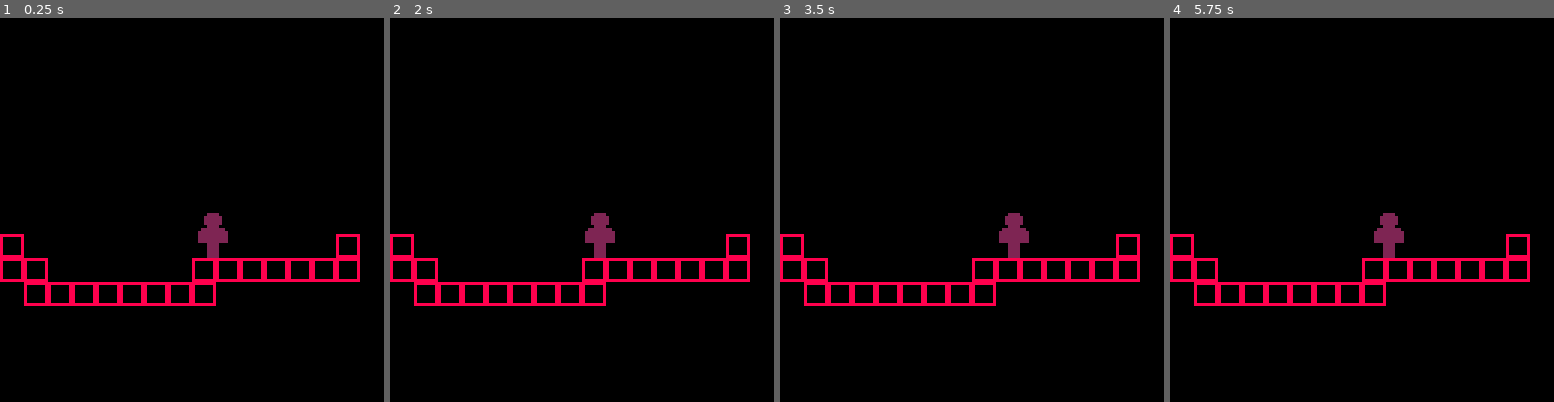
Above: before the commit, frames 1-4 (left to right).
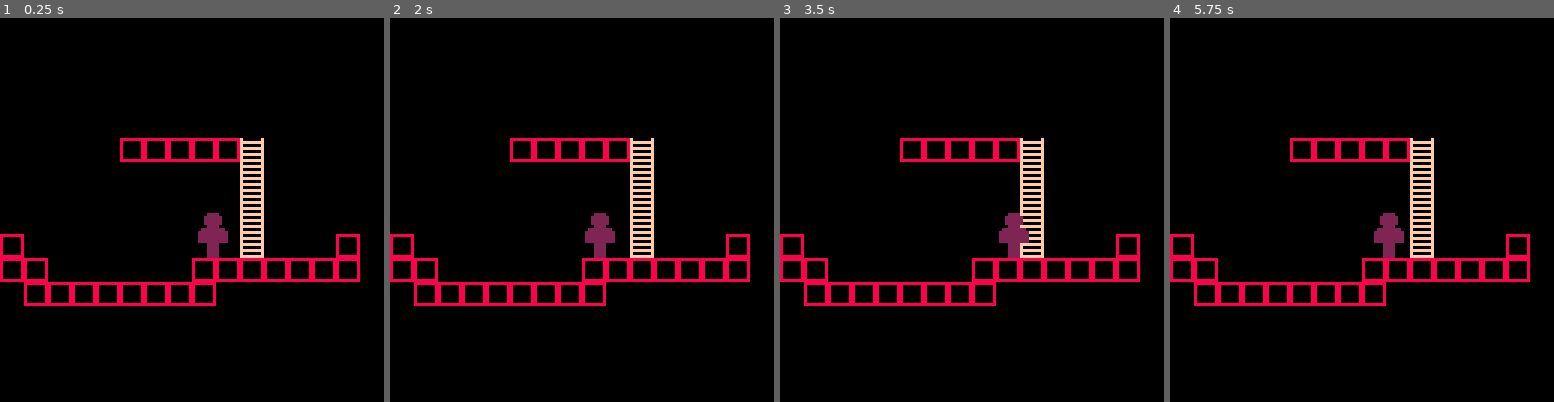
Above: after the commit, the same moments.

Repository: keatontate/gmtk-jam-2025
Game: PICO-8 cartridge src/loop-game.p8
Two runs of this game, one before a commit and one after it. Both use one fixed random seed, a clock stepped at 60 frames per second and the inputs below.
Inputs:
- Up to frame 1 (0.25 s): no input
- Up to frame 2 (2 s): hold Left from 1.97 s (still down)
- Up to frame 3 (3.5 s): release Left at 2.37 s; hold Right from 2.87 s (still down)
- Up to frame 4 (5.75 s): release Right at 3.53 s; hold Up 3.58-4.08 s; hold Right 4.13-4.53 s; hold Left from 5.13 s (still down)

The runs differ from the first frame. In frame 1, 2.1% of the frame differs, in the area x 31-69%, y 31-63%; in frame 2, 2.1%; in frame 3, 2.0%; in frame 4, 2.1%.

Commit message:
Added a ladder sprite, updated map, and fixed some code alignment

Diff:
--- a/src/character.lua
+++ b/src/character.lua
@@ -20,32 +20,32 @@
 end
 
 function update_pl()
- if (btn(0)) pl.x -= pl.spd
- if (btn(1)) pl.x += pl.spd
+  if (btn(0)) pl.x -= pl.spd
+  if (btn(1)) pl.x += pl.spd
 
- -- jump
- if (btn(2) and pl.grounded) then
+  -- jump
+  if (btn(2) and pl.grounded) then
     pl.grounded = false
     pl.velo = jump
- end
+  end
 
 
- -- enables gravity
- if not pl.grounded then
+  -- enables gravity
+  if not pl.grounded then
     pl.velo += gravity
- end
+  end
 
- local new_y = pl.y + pl.velo
+  local new_y = pl.y + pl.velo
 
- -- temp floor
-    if is_solid(pl.x + 8, new_y + 15) then
-        pl.y = flr((new_y + 15) / 8) * 8 - 16
-        pl.velo = 0
-        pl.grounded = true
-    else
-        pl.y = new_y
-        pl.grounded = false
-    end
+  -- check if floor is solid
+  if is_solid(pl.x + 8, new_y + 15) then
+    pl.y = flr((new_y + 15) / 8) * 8 - 16
+    pl.velo = 0
+    pl.grounded = true
+  else
+    pl.y = new_y
+    pl.grounded = false
+  end
 
 end
 
--- a/src/loop-game.p8
+++ b/src/loop-game.p8
@@ -8,14 +8,14 @@
 #include map.lua
 
 __gfx__
-00000000000000000000000088888888000000000000000000000000000000000000000000000000000000000000000000000000000000000000000000000000
-00000000000000222200000080000008000000000000000000000000000000000000000000000000000000000000000000000000000000000000000000000000
-00000000000002222220000080000008000000000000000000000000000000000000000000000000000000000000000000000000000000000000000000000000
-00000000000002222220000080000008000000000000000000000000000000000000000000000000000000000000000000000000000000000000000000000000
-00000000000002222220000080000008000000000000000000000000000000000000000000000000000000000000000000000000000000000000000000000000
-00000000000000222200000080000008000000000000000000000000000000000000000000000000000000000000000000000000000000000000000000000000
-00000000000022222222000080000008000000000000000000000000000000000000000000000000000000000000000000000000000000000000000000000000
-00000000000222222222200088888888000000000000000000000000000000000000000000000000000000000000000000000000000000000000000000000000
+00000000000000000000000088888888f000000f0000000000000000000000000000000000000000000000000000000000000000000000000000000000000000
+00000000000000222200000080000008ffffffff0000000000000000000000000000000000000000000000000000000000000000000000000000000000000000
+00000000000002222220000080000008f000000f0000000000000000000000000000000000000000000000000000000000000000000000000000000000000000
+00000000000002222220000080000008ffffffff0000000000000000000000000000000000000000000000000000000000000000000000000000000000000000
+00000000000002222220000080000008f000000f0000000000000000000000000000000000000000000000000000000000000000000000000000000000000000
+00000000000000222200000080000008ffffffff0000000000000000000000000000000000000000000000000000000000000000000000000000000000000000
+00000000000022222222000080000008f000000f0000000000000000000000000000000000000000000000000000000000000000000000000000000000000000
+00000000000222222222200088888888ffffffff0000000000000000000000000000000000000000000000000000000000000000000000000000000000000000
 00000000000222222222200000000000000000000000000000000000000000000000000000000000000000000000000000000000000000000000000000000000
 00000000000222222222200000000000000000000000000000000000000000000000000000000000000000000000000000000000000000000000000000000000
 00000000000222222222200000000000000000000000000000000000000000000000000000000000000000000000000000000000000000000000000000000000
@@ -25,7 +25,7 @@
 00000000000000222200000000000000000000000000000000000000000000000000000000000000000000000000000000000000000000000000000000000000
 00000000000000222200000000000000000000000000000000000000000000000000000000000000000000000000000000000000000000000000000000000000
 __gff__
-0000000100000000000000000000000000000000000000000000000000000000000000000000000000000000000000000000000000000000000000000000000000000000000000000000000000000000000000000000000000000000000000000000000000000000000000000000000000000000000000000000000000000000
+0000000102000000000000000000000000000000000000000000000000000000000000000000000000000000000000000000000000000000000000000000000000000000000000000000000000000000000000000000000000000000000000000000000000000000000000000000000000000000000000000000000000000000
 0000000000000000000000000000000000000000000000000000000000000000000000000000000000000000000000000000000000000000000000000000000000000000000000000000000000000000000000000000000000000000000000000000000000000000000000000000000000000000000000000000000000000000
 __map__
 0000000000000000000000000000000000000000000000000000000000000000000000000000000000000000000000000000000000000000000000000000000000000000000000000000000000000000000000000000000000000000000000000000000000000000000000000000000000000000000000000000000000000000
@@ -33,11 +33,11 @@
 0000000000000000000000000000000000000000000000000000000000000000000000000000000000000000000000000000000000000000000000000000000000000000000000000000000000000000000000000000000000000000000000000000000000000000000000000000000000000000000000000000000000000000
 0000000000000000000000000000000000000000000000000000000000000000000000000000000000000000000000000000000000000000000000000000000000000000000000000000000000000000000000000000000000000000000000000000000000000000000000000000000000000000000000000000000000000000
 0000000000000000000000000000000000000000000000000000000000000000000000000000000000000000000000000000000000000000000000000000000000000000000000000000000000000000000000000000000000000000000000000000000000000000000000000000000000000000000000000000000000000000
-0000000000000000000000000000000000000000000000000000000000000000000000000000000000000000000000000000000000000000000000000000000000000000000000000000000000000000000000000000000000000000000000000000000000000000000000000000000000000000000000000000000000000000
-0000000000000000000000000000000000000000000000000000000000000000000000000000000000000000000000000000000000000000000000000000000000000000000000000000000000000000000000000000000000000000000000000000000000000000000000000000000000000000000000000000000000000000
-0000000000000000000000000000000000000000000000000000000000000000000000000000000000000000000000000000000000000000000000000000000000000000000000000000000000000000000000000000000000000000000000000000000000000000000000000000000000000000000000000000000000000000
-0000000000000000000000000000000000000000000000000000000000000000000000000000000000000000000000000000000000000000000000000000000000000000000000000000000000000000000000000000000000000000000000000000000000000000000000000000000000000000000000000000000000000000
-0300000000000000000000000000030000000000000000000000000000000000000000000000000000000000000000000000000000000000000000000000000000000000000000000000000000000000000000000000000000000000000000000000000000000000000000000000000000000000000000000000000000000000
+0000000000030303030304000000000000000000000000000000000000000000000000000000000000000000000000000000000000000000000000000000000000000000000000000000000000000000000000000000000000000000000000000000000000000000000000000000000000000000000000000000000000000000
+0000000000000000000004000000000000000000000000000000000000000000000000000000000000000000000000000000000000000000000000000000000000000000000000000000000000000000000000000000000000000000000000000000000000000000000000000000000000000000000000000000000000000000
+0000000000000000000004000000000000000000000000000000000000000000000000000000000000000000000000000000000000000000000000000000000000000000000000000000000000000000000000000000000000000000000000000000000000000000000000000000000000000000000000000000000000000000
+0000000000000000000004000000000000000000000000000000000000000000000000000000000000000000000000000000000000000000000000000000000000000000000000000000000000000000000000000000000000000000000000000000000000000000000000000000000000000000000000000000000000000000
+0300000000000000000004000000030000000000000000000000000000000000000000000000000000000000000000000000000000000000000000000000000000000000000000000000000000000000000000000000000000000000000000000000000000000000000000000000000000000000000000000000000000000000
 0303000000000000030303030303030000000000000000000000000000000000000000000000000000000000000000000000000000000000000000000000000000000000000000000000000000000000000000000000000000000000000000000000000000000000000000000000000000000000000000000000000000000000
 0003030303030303030000000000000000000000000000000000000000000000000000000000000000000000000000000000000000000000000000000000000000000000000000000000000000000000000000000000000000000000000000000000000000000000000000000000000000000000000000000000000000000000
 
Not shown, changed: documentation/dev.md
